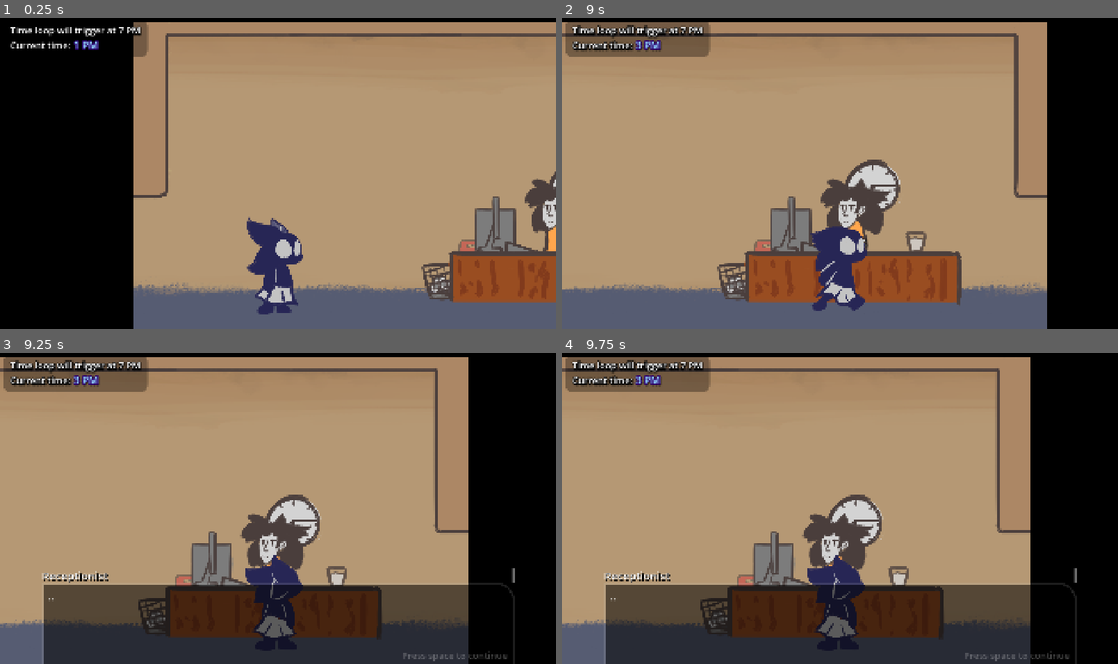
Above: before the commit, frames 1-4 (two rows, left to right).
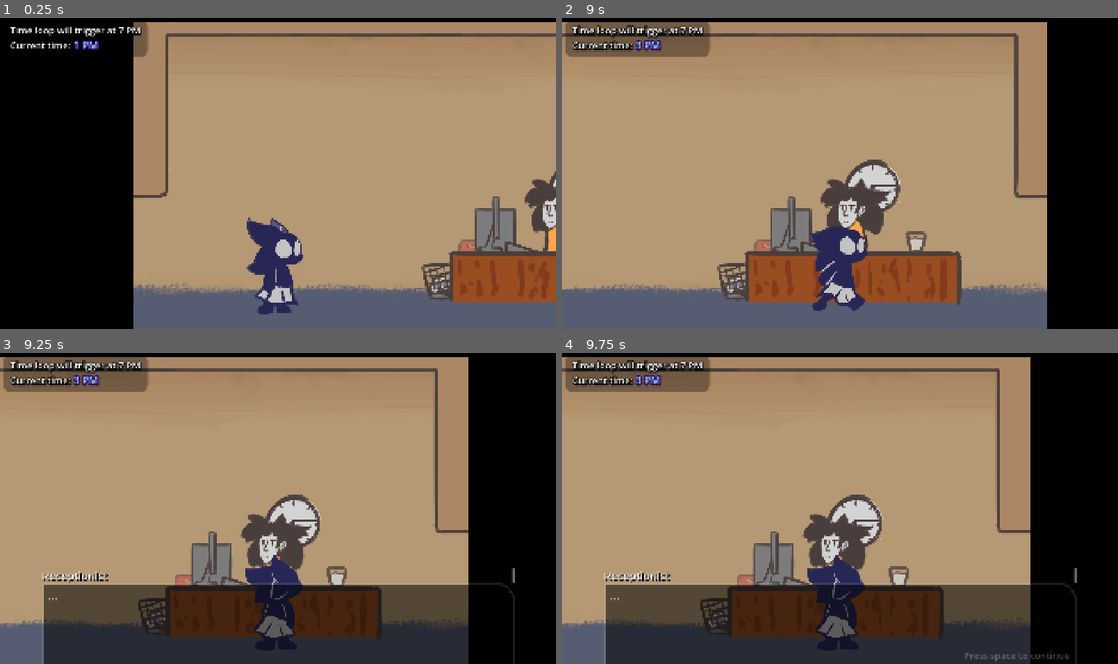
Above: after the commit, the same moments.

Repository: FlooferLand/timeloop-game
Game: Godot game, scene res://levels/the_building/the_building.tscn
Two runs of this game, one before a commit and one after it. Both use one fixed random seed, a clock stepped at 60 frames per second and the inputs below. This scene is started directly instead of the project's main scene. Sound files missing from this copy of the repository are replaced by a short silence.
Inputs (mouse positions are in pixels of both pictures, inside the frame that each line leads up to):
- Up to frame 1 (0.25 s): no input
- Up to frame 2 (9 s): tap Enter at 0.5 s; move the mouse to (962, 157) at 0.52 s; hold D (walk_right) 0.53-2.03 s; tap E (interact) at 0.6, 1.55, 2.1, 3.05, 3.8, 4.35, 5.3, 5.85, 6.8, 7.55, 8.1 s; click (962, 157) at 0.67 s; move the mouse to (728, 189) at 1.27 s; tap Space (advance_dialog) at 1.35, 2.75, 3.5, 4.25, 5.1, 5.75, 8, 8.85 s; move the mouse to (895, 105) at 2.02 s; hold A (walk_left) 2.03-2.78 s; move the mouse to (840, 238) at 2.77 s; hold D (walk_right) 2.78-4.28 s; tap Shift (sprint) at 2.85 s; click (840, 238) at 2.92 s; move the mouse to (840, 288) at 3.52 s; tap T at 3.6, 7.35 s; click (840, 288) at 3.67 s; move the mouse to (840, 288) at 4.27 s; hold A (walk_left) 4.28-5.03 s; click (840, 288) at 4.42 s; move the mouse to (867, 173) at 5.02 s; hold D (walk_right) 5.03-5.78 s; click (867, 173) at 5.17 s; move the mouse to (756, 95) at 5.77 s; hold A (walk_left) 5.78-7.28 s; move the mouse to (962, 157) at 6.52 s; hold Shift (sprint) 6.53-7.28 s; move the mouse to (728, 189) at 7.27 s; hold D (walk_right) from 7.28 s (still down); click (728, 189) at 7.42 s; move the mouse to (895, 105) at 8.02 s; move the mouse to (812, 235) at 8.77 s
- Up to frame 3 (9.25 s): keep holding D (walk_right); tap E (interact) at 9.05 s
- Up to frame 4 (9.75 s): move the mouse to (1006, 555) at 9.52 s; release D (walk_right) at 9.53 s; hold A (walk_left) from 9.53 s (still down); tap E (interact) at 9.6 s; click (1006, 555) at 9.67 s

Frames 1-2 are identical in both runs. In frame 3, 0.1% of the frame differs, in the area x 10-92%, y 78-100%; in frame 4, less than 0.1%.

Commit message:
Fix receptionist dialog bug halting progression

Diff:
--- a/components/npc/person_dialog/person_dialog_component.gd
+++ b/components/npc/person_dialog/person_dialog_component.gd
@@ -102,5 +102,10 @@
 		warnings.append("You need to add a dialog component underneath")
 	return warnings
 
+func set_dialog_data(data: DialogData) -> void:
+	dialog_comp.dialog_data = data
+	dialog_index = 0
+	interact_counter = 0
+
 func set_sprite_postfix(postfix: String) -> void:
 	_sprite_postfix = postfix
--- a/entities/npcs/bob/at_desk/bob_at_desk.gd
+++ b/entities/npcs/bob/at_desk/bob_at_desk.gd
@@ -35,6 +35,6 @@
 	if pranked:
 		bob_sprite.animation = "at_desk_bucketed"
 		dialog_comp.set_sprite_postfix("bucketed")
-		dialog_comp.dialog_comp.dialog_data = after_prank_dialog
+		dialog_comp.set_dialog_data(after_prank_dialog)
 	else:
-		dialog_comp.dialog_comp.dialog_data = after_argument_dialog
+		dialog_comp.set_dialog_data(after_argument_dialog)
--- a/entities/npcs/reception_lady/receptionist.gd
+++ b/entities/npcs/reception_lady/receptionist.gd
@@ -29,12 +29,10 @@
 	dialog_comp.on_dialog_closed.connect(func():
 		ambient.play()
 		if gave_plushie:
-			var dialog := dialog_comp.dialog_comp
-			dialog.dialog_data = after_happy_dialog
+			dialog_comp.set_dialog_data(after_happy_dialog)
 	)
 	bob_prank.dude_got_pranked.connect(func():
-		var dialog := dialog_comp.dialog_comp
-		dialog.dialog_data = thank_player_dialog
+		dialog_comp.set_dialog_data(thank_player_dialog)
 		awaiting_gift = true
 		exclaim.enable()
 	)
@@ -46,6 +44,5 @@
 	)
 	time_manager.time_advanced.connect(func(new_hour: int):
 		if new_hour == TimeTable.BOB_GO_HARASS_RECEPTIONIST and not (awaiting_gift or gave_plushie):
-			var dialog := dialog_comp.dialog_comp
-			dialog.dialog_data = sad_dialog
+			dialog_comp.set_dialog_data(sad_dialog)
 	)
--- a/entities/npcs/reception_lady/receptionist.tscn
+++ b/entities/npcs/reception_lady/receptionist.tscn
@@ -20,7 +20,7 @@
 
 [sub_resource type="Resource" id="Resource_pi4bl"]
 script = ExtResource("5_e0aoe")
-text = ".."
+text = "..."
 character = ExtResource("4_layea")
 additional = Array[ExtResource("3_layea")]([])
 metadata/_custom_type_script = "uid://dusduojuy6ico"
--- a/entities/npcs/the_manager/the_manager.gd
+++ b/entities/npcs/the_manager/the_manager.gd
@@ -11,7 +11,6 @@
 @export var cant_talk_dialog: DialogData
 @export var walk_comp: PersonWalkComponent
 @export var person_dialog_comp: PersonDialogComponent
-@export var dialog_comp: DialogComponent
 @export var interact_comp: InteractComponent
 
 @onready var time_manager: TimeManagerType = TimeManager
@@ -23,22 +22,22 @@
 func _ready() -> void:
 	interact_comp.interact_condition = func(player: Player) -> bool:
 		if player.inventory_comp.has_item(plushie_item.id) and can_receive_plushie and not player_received_key:
-			dialog_comp.dialog_data = received_plushie_dialog
+			person_dialog_comp.set_dialog_data(received_plushie_dialog)
 		return true
 	dialog_manager.action_event.connect(func(event_name: String):
-		if dialog_comp.active:
+		if person_dialog_comp.dialog_comp.active:
 			match event_name:
 				"steal_the_bnnuy":
 					interact_comp.current_player.inventory_comp.remove_item(plushie_item)
 				"give_elevator_keys":
 					interact_comp.current_player.inventory_comp.add_item(elevator_keys_item)
-					dialog_comp.dialog_data = after_thank_you_dialog
+					person_dialog_comp.set_dialog_data(after_thank_you_dialog)
 					player_received_key = true
 	)
 	time_manager.time_advanced.connect(func(new_hour: int):
 		if new_hour == TimeTable.MANAGER_GO_TO_DESK:
 			walk_comp.target = managers_desk_target
-			dialog_comp.dialog_data = cant_talk_dialog
+			person_dialog_comp.set_dialog_data(cant_talk_dialog)
 			can_receive_plushie = false
 	)
 
